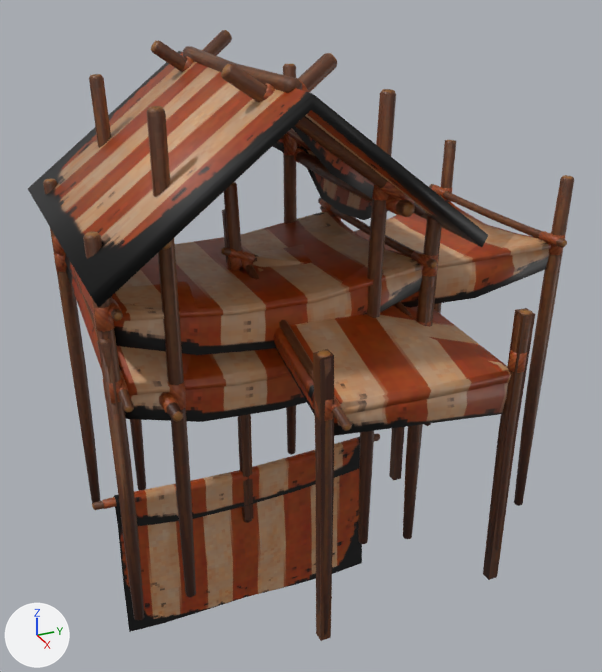
The FBX model CackleUnity22/Assets/Cackleheim/Models/Decor/chCanopy.fbx: old version first, new version second.
The view is the same before and after, from a 50 mm lens placed at (10.57, -3.8, 7.44), pointed at (0.22, 0.86, 2.27). Lighting does not change. The marker at lower left points along +X, +Y and +Z. Where no turn or scale is listed for an object, it has been applied to the vertices.

In view in the first picture: 'CCornPHY', 'CSlantPHY', 'CSqrPHY', 'CTowPHY', 'CTriPHY', 'CanopyCorner', 'CanopySquare', 'CanopySquareSlant', 'CanopyTower', 'CanopyTri', 'CanopyWall'.
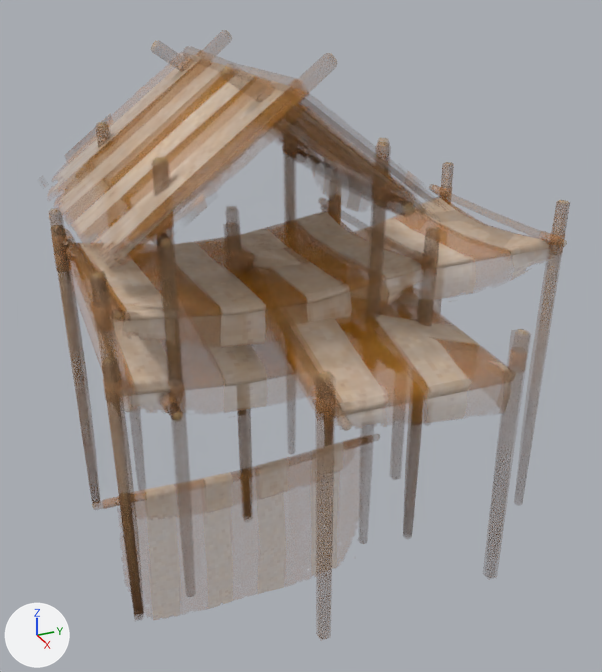
Where the change shows, as pixel boxes (x1, y1, x2, y2) in the pictures (602 x 672 px):
'CTowPHY', surface changed (brown to beige)
    both: (28, 51, 488, 407)
'CanopySquare', surface changed
    both: (43, 178, 444, 621)
'CanopyWall', surface changed (brown to grey)
    both: (92, 434, 380, 632)
'CanopyTower', surface changed (brown to grey)
    both: (89, 30, 425, 597)
'CanopyCorner', surface changed (brown to beige)
    both: (221, 212, 532, 636)
'CanopyTri', surface changed
    both: (224, 141, 574, 523)
'CanopySquareSlant', surface changed
    both: (50, 206, 434, 566)
'CCornPHY', surface changed (brown to beige)
    both: (222, 209, 535, 641)
'CSlantPHY', surface changed (brown to beige)
    both: (50, 213, 435, 616)
'CSqrPHY', surface changed
    both: (80, 211, 442, 594)
'CTowLOD', surface changed
    both: (94, 60, 389, 209)
'CTriPHY', surface changed (brown to beige)
    both: (225, 140, 572, 505)

Edits to the bpy script that builds the scene:
```text
Change img_canopy_basea_png:
    img_canopy_basea_png: load_image('Canopy_BaseA.png', '../../Materials/Props/Canopy_BaseA.png', 512, 512, 'sRGB') -> load_image('Canopy_BaseA.png', '../../Materials/Props/Canopy_BaseA.png', 512, 512, 'Non-Color')
Change mat_tent:
    add n3 = _N.new('ShaderNodeTexImage'); n3.name = 'Image Texture.001'
    add n3.image = img_canopy_basea_png
    where n0 = _N.new('ShaderNodeBsdfPrincipled'); n0.name = 'Principled BSDF'
    add _L.new(n3.outputs[0], n0.inputs[4])  # 'Color' to 'Alpha'
```
